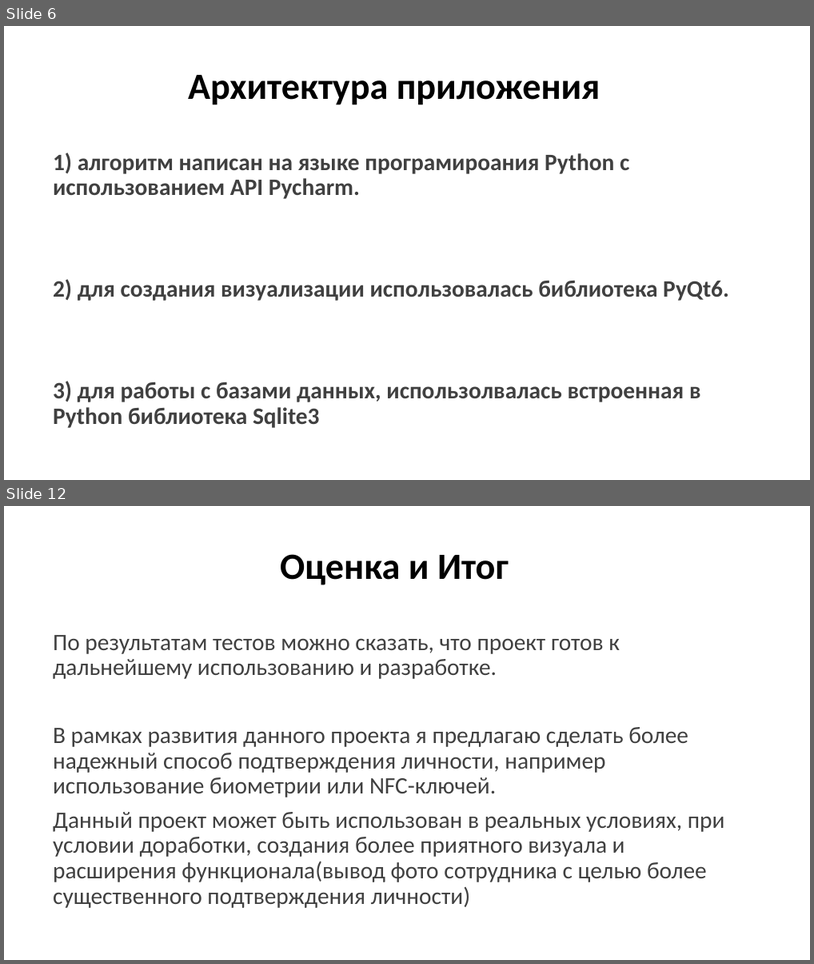
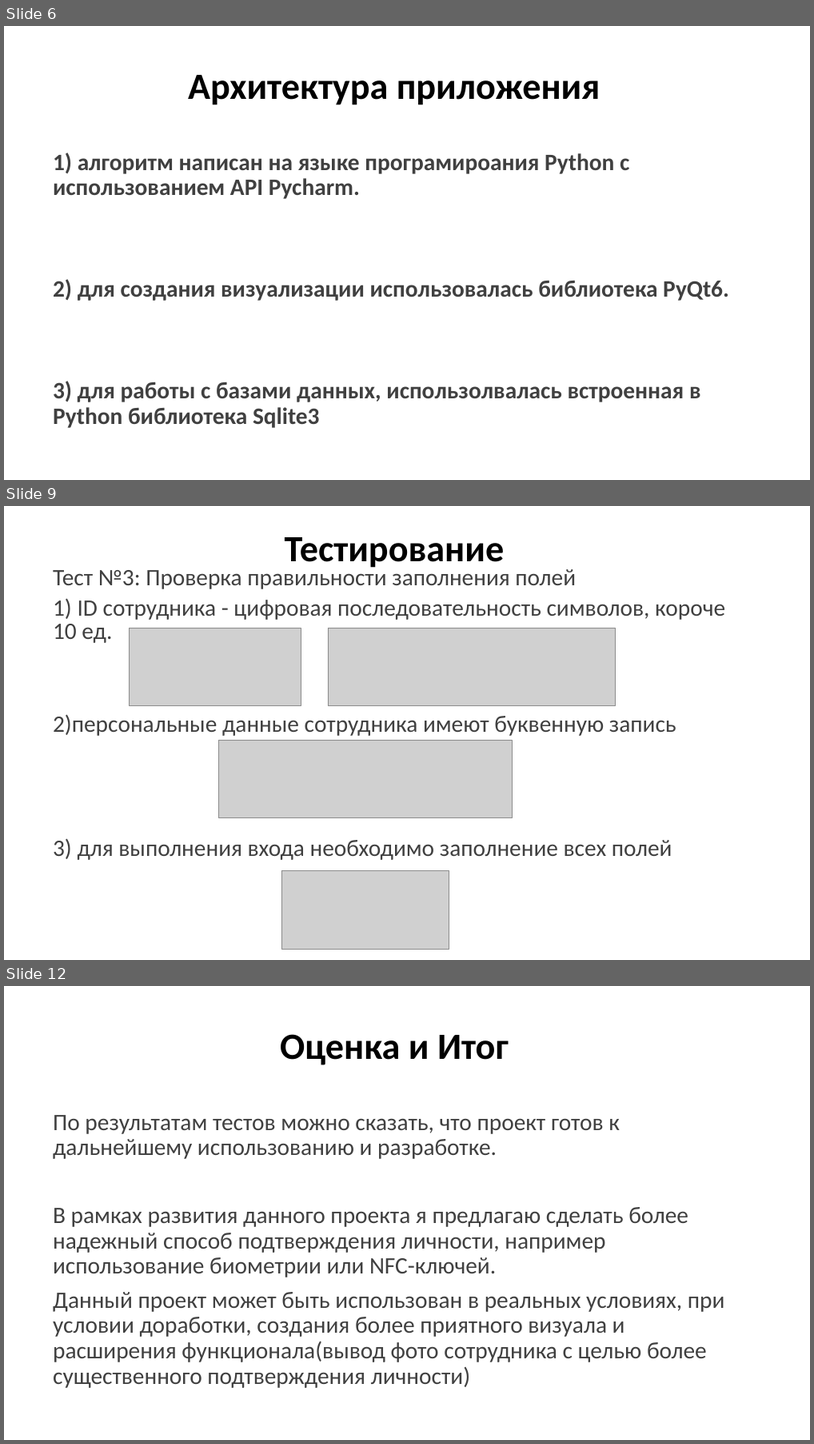
Before and after one commit to Asphie/Asphie, a slide deck: Проектная работа ЯП.pptx. Shown one above the other, each under a label of ours: slides 6 and 12 before the commit, slides 6, 9 and 12 after it; the slides between them are not shown. The pictures are 814x964 and 814x1444 pixels, drawn with LibreOffice and Linux fonts; fonts in the diff are those of the drawing; grey boxes stand for pictures. Boxes give left, top, right and bottom in pixels: in the first picture for what was removed or moved away, otherwise in the second. Text is boxed around its words. In the diff, an @@ line names an element or a change of style, - is before the commit and + after.

```diff
--- a/Проектная работа ЯП.pptx
+++ b/Проектная работа ЯП.pptx
@@ slide 9 added at [4, 506, 810, 960], background #FFFFFF @@
@@ title added at [285, 537, 505, 568], 44 pt, text #000000, bold @@
+Тестирование
@@ text added at [53, 565, 726, 860], 28 pt, text #404040 @@
+Тест №3: Проверка правильности заполнения полей
+1) ID сотрудника - цифровая последовательность символов, короче 10 ед.
+2)персональные данные сотрудника имеют буквенную запись
+3) для выполнения входа необходимо заполнение всех полей
@@ picture added at [130, 628, 301, 706] @@
@@ picture added at [328, 628, 616, 706] @@
@@ picture added at [218, 740, 512, 817] @@
@@ picture added at [282, 870, 450, 948] @@
```
Also in this commit, not shown: 4 slides changed, 1 other slide added, 2 slides removed.
